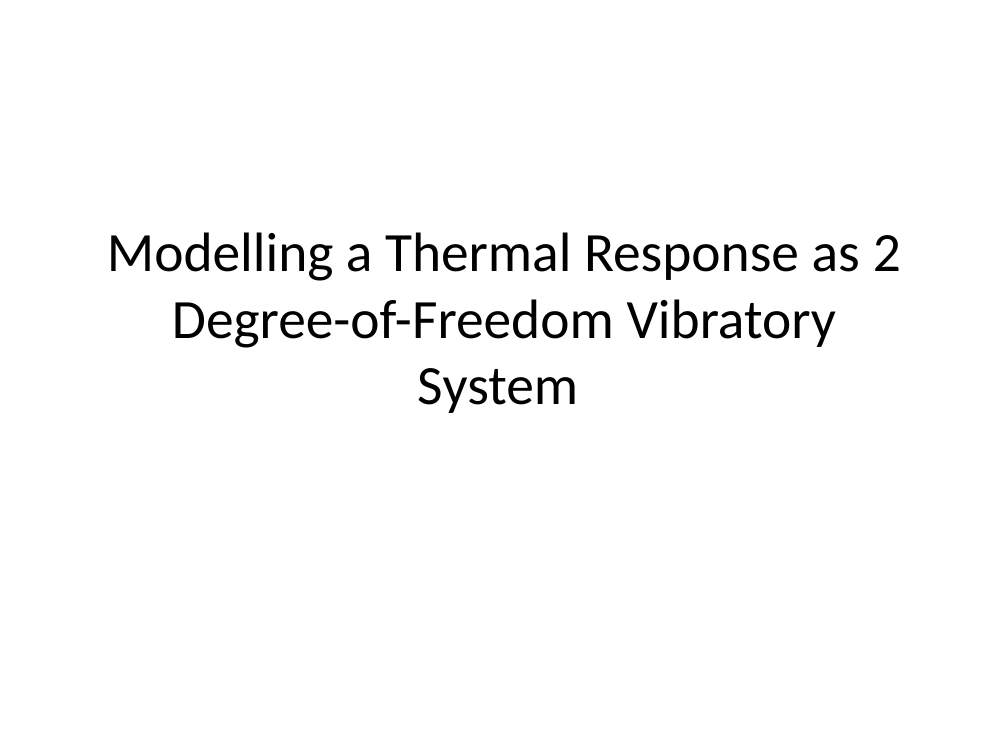
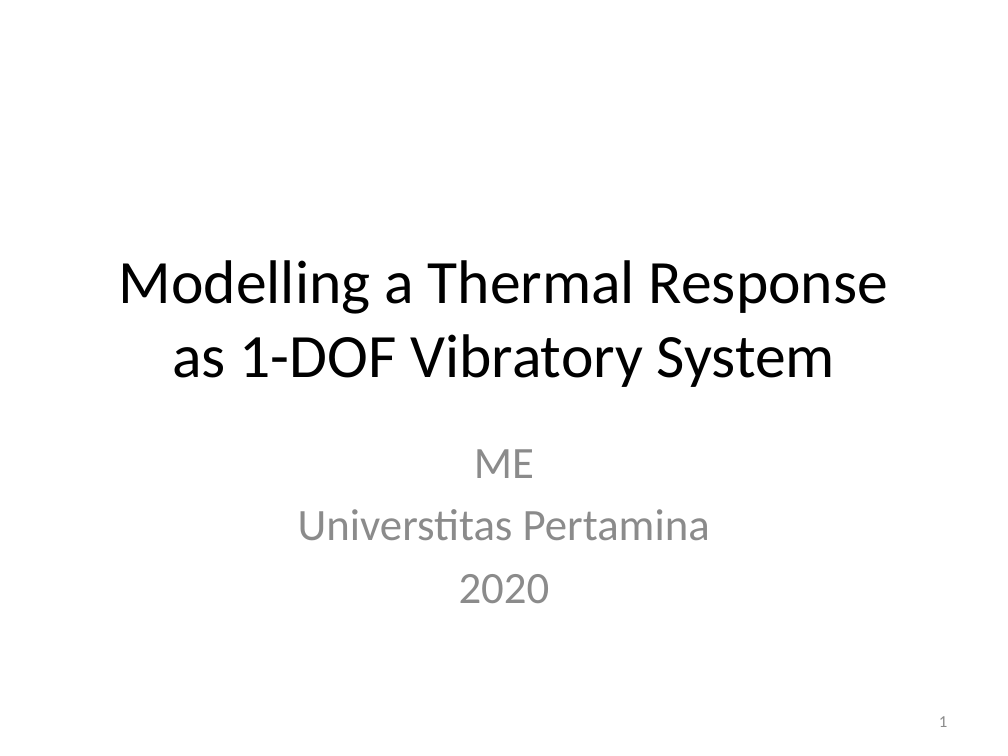
Before and after one commit to auralius/up_temperature_control_device, a slide deck: slide 1 of Activities/Presentations/SOPDT Optimization.pptx. Drawn at 1008x756 pixels with LibreOffice and Linux fonts; fonts in the diff are those of the drawing. Boxes give left, top, right and bottom in pixels: in the first picture for what was removed or moved away, otherwise in the second. Text is boxed around its words. In the diff, an @@ line names an element or a change of style, - is before the commit and + after.

```diff
--- a/Activities/Presentations/SOPDT Optimization.pptx
+++ b/Activities/Presentations/SOPDT Optimization.pptx
@@ title at (x1=119, y1=260, x2=888, y2=387): text changed; size 39.6 to 44 pt @@
-Modelling a Thermal Response as 2 Degree-of-Freedom Vibratory System
+Modelling a Thermal Response as 1-DOF Vibratory System
@@ subtitle added at (x1=298, y1=449, x2=710, y2=603), 32 pt, text #8C8C8C @@
+ME
+Universtitas Pertamina
+2020
@@ page number added at (x1=939, y1=716, x2=947, y2=727), 12 pt, text #8C8C8C @@
+1
```
Also in this commit, not shown: 10 slides added, 5 slides removed.
